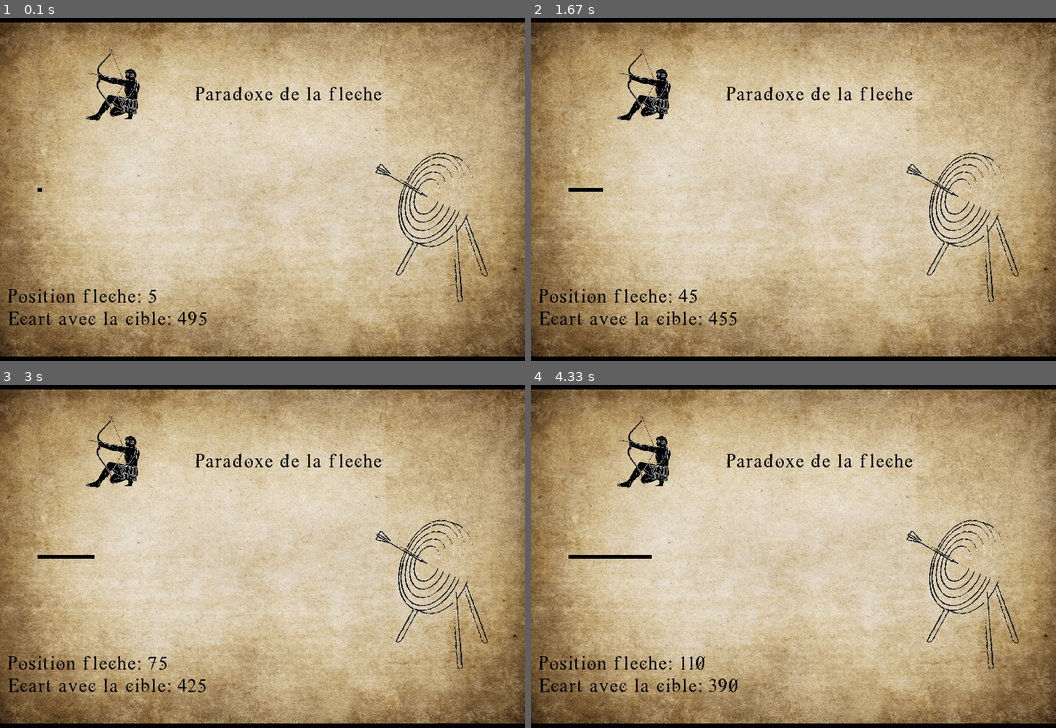
Above: before the commit, frames 1-4 (two rows, left to right).
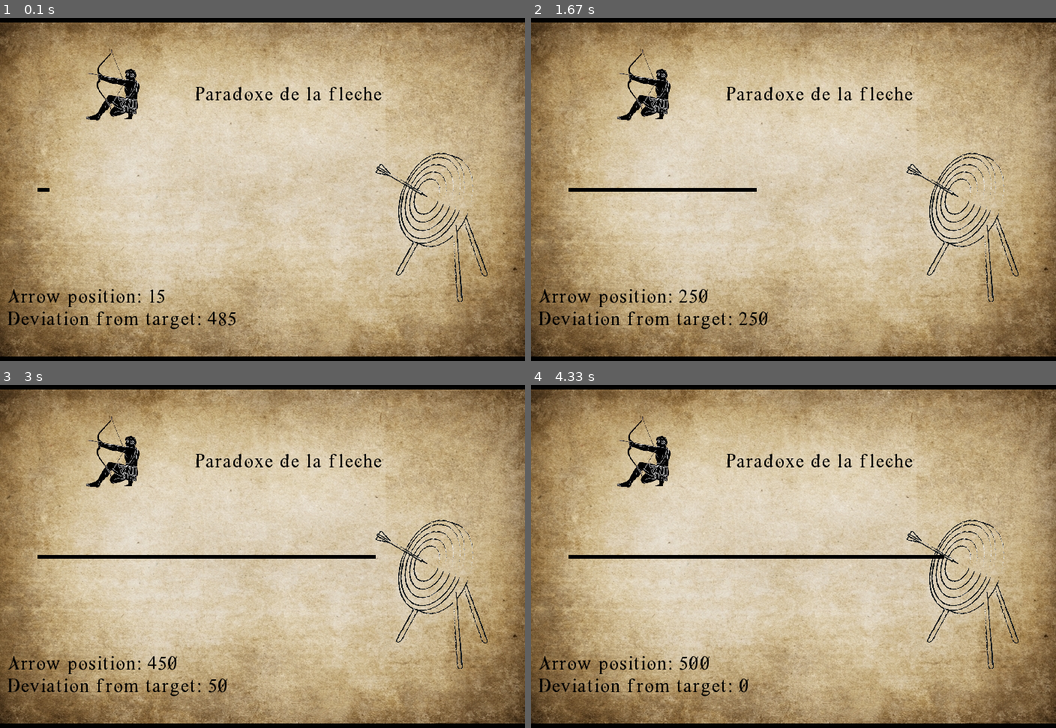
Above: after the commit, the same moments.

Repository: ines-lorquet/zeno-paradoxes
Game: pygame game, started from display.py
Same seed, same stepped clock (60 frames per second), same inputs: the game is played once before the commit and once after it.
Inputs:
- Up to frame 1 (0.1 s): no input
- Up to frame 2 (1.67 s): no input
- Up to frame 3 (3 s): no input
- Up to frame 4 (4.33 s): no input

The runs differ from the first frame. In frame 1, 1.2% of the frame differs, in the area x 1-45%, y 49-91%; in frame 2, 1.5%; in frame 3, 1.8%; in frame 4, 1.8%, in the area x 1-79%, y 49-91%.

Commit message:
[Ajout du graphique pygame sur fleche]

Diff:
--- a/display.py
+++ b/display.py
@@ -1,6 +1,7 @@
 import pygame
 import sys
 from fleche import FlecheSimulation
+
 
 class Game:
     def __init__(self):
@@ -11,11 +12,13 @@
         pygame.display.set_caption("Paradoxe de la Flèche")
         self.clock = pygame.time.Clock()
         self.running = True
-        self.police_c1 = pygame.font.Font('GRECOromanLubedWrestling.ttf', 25)
+        self.police_c1 = pygame.font.Font("GRECOromanLubedWrestling.ttf", 25)
         self.black = (0, 0, 0)
         self.fps = 60
 
-        self.simulation = FlecheSimulation(target=500, position_arrow_initial=0, arrow_speed=5, number_stages=100)
+        self.simulation = FlecheSimulation(
+            target=500, position_arrow_initial=0, arrow_speed=5, number_stages=100
+        )
 
     def text_c1(self, text, color, x, y):
         text_surface = self.police_c1.render(text, True, color)
@@ -42,15 +45,21 @@
                 self.running = False
 
     def draw(self):
-        self.img_back("Back", 'img/background.jpg')
+        self.img_back("Back", "img/background.jpg")
         self.text_c1("Paradoxe de la fleche", self.black, 260, 100)
-        self.image('img/target.png', 150, 200, 500, 190)
-        self.image('img/logo_grec.png', 100, 100, 100, 50)
+        self.image("img/target.png", 150, 200, 500, 190)
+        self.image("img/logo_grec.png", 100, 100, 100, 50)
 
         position_arrow, gap = self.simulation.avancer()
-        pygame.draw.line(self.screen, (0, 0, 0), (50, self.screen_height // 2), (50 + position_arrow, self.screen_height // 2), 5)
-        self.text_c1(f"Position fleche: {position_arrow}", self.black, 10, 370)
-        self.text_c1(f"Ecart avec la cible: {gap}", self.black, 10, 400)
+        pygame.draw.line(
+            self.screen,
+            (0, 0, 0),
+            (50, self.screen_height // 2),
+            (50 + position_arrow, self.screen_height // 2),
+            5,
+        )
+        self.text_c1(f"Arrow position: {position_arrow}", self.black, 10, 370)
+        self.text_c1(f"Deviation from target: {gap}", self.black, 10, 400)
 
         pygame.display.flip()
 
@@ -58,14 +67,13 @@
         while self.running:
             self.handle_events()
             self.draw()
-            self.clock.tick(5)
+            self.clock.tick(30)
 
     def cleanup(self):
         pygame.quit()
         sys.exit()
 
-if __name__ == "__main__":
 
-    game = Game()
-    game.run()
-    game.cleanup()
+game = Game()
+game.run()
+game.cleanup()
